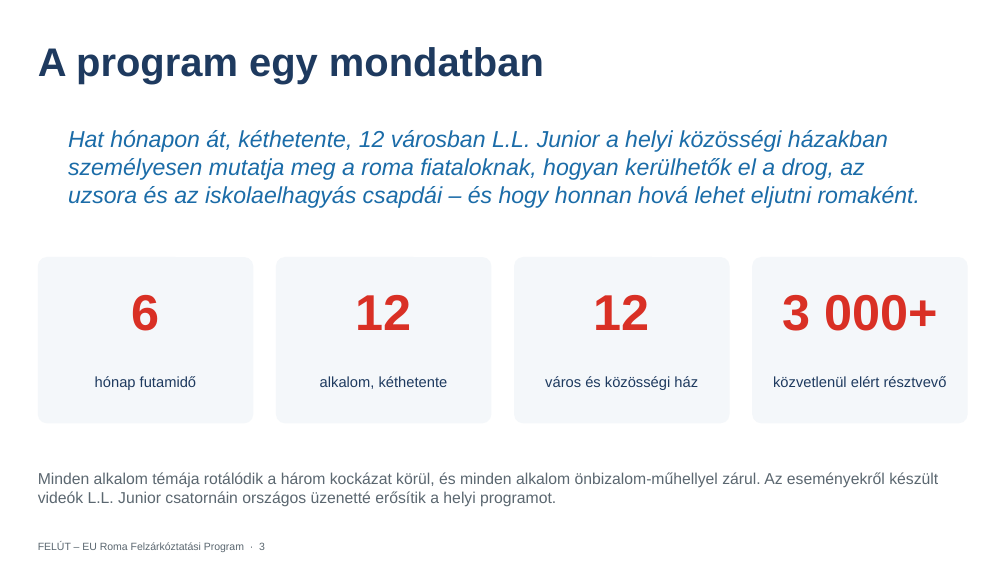
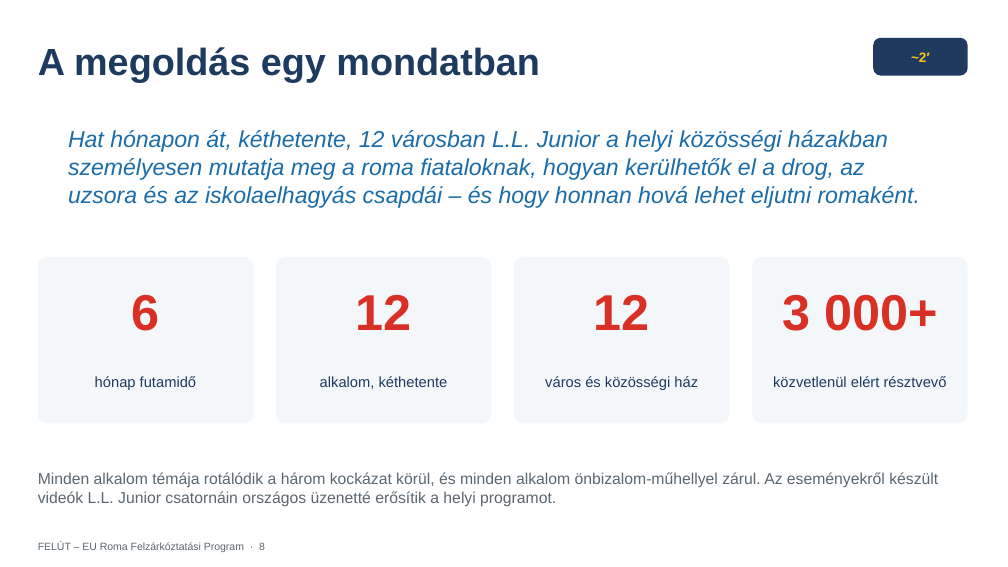
Before and after one commit to ferencszegedi-cmd/aurapro-website, a slide deck: slide 8 of eu-roma-program/prezentacio/FELUT_EU_Roma_Felzarkoztatasi_Program.pptx (slide 3 before the commit). Drawn at 1008x567 pixels with LibreOffice and Linux fonts; fonts in the diff are those of the drawing. Boxes give left, top, right and bottom in pixels: in the first picture for what was removed or moved away, otherwise in the second. Text is boxed around its words. In the diff, an @@ line names an element or a change of style, - is before the commit and + after.

```diff
--- a/eu-roma-program/prezentacio/FELUT_EU_Roma_Felzarkoztatasi_Program.pptx
+++ b/eu-roma-program/prezentacio/FELUT_EU_Roma_Felzarkoztatasi_Program.pptx
@@ text at (38,47,540,82): text changed; size 38 to 36 pt @@
-A program egy mondatban
+A megoldás egy mondatban
@@ rounded rectangle added at (873,38,968,76), fill #1E3A5F @@
@@ text added at (911,52,930,62), 13 pt, text #F5C518, bold @@
+~2′
```
Also in this commit, not shown: 9 other slides changed, 7 slides added, 1 other file.
